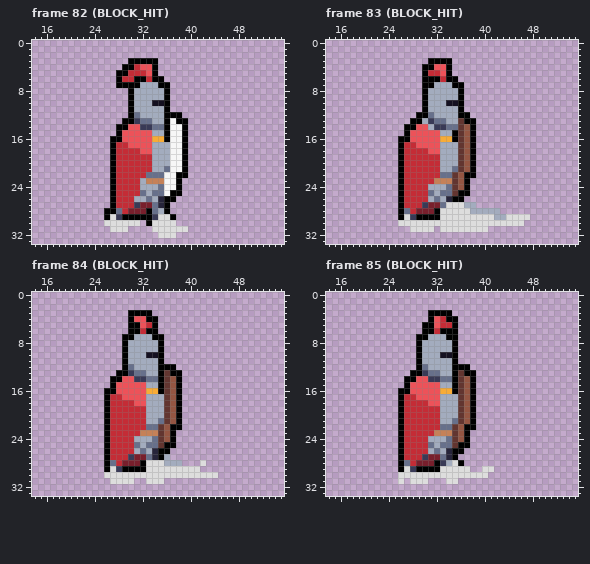
Two states of a pixel-art file, Orbsmash/ContentSource/Characters/Knight.aseprite. The first picture shows the starting point.
64x34 pixels, 98 frames. Shown: frame 82 (BLOCK_HIT): x 14..55, y 0..33; frame 83 (BLOCK_HIT): x 14..55, y 0..33; frame 84 (BLOCK_HIT): x 14..55, y 0..33; frame 85 (BLOCK_HIT): x 14..55, y 0..33. The commit also changed other frames, which this record leaves out.
After:
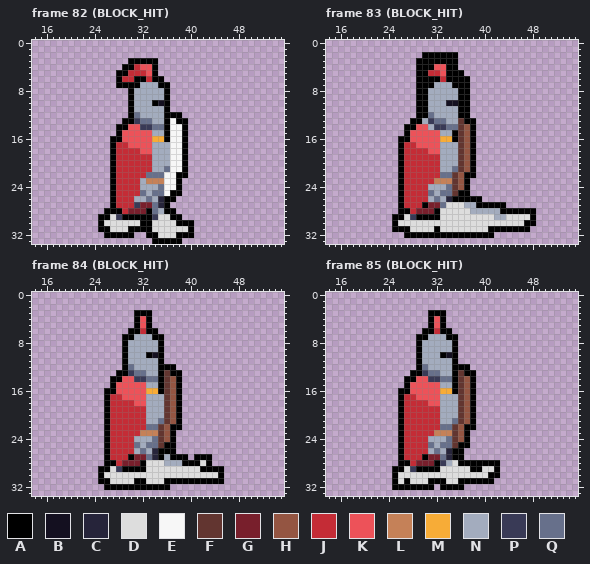
Palette (. is transparent): A #000000  B #141020  C #26243a  D #dddddd  E #f7f7f7  F #623530  G #781f2c  H #945542  J #c42c36  K #ed5259  L #c58158  M #f7ac37  N #a3acbe  P #393a56  Q #67708b
Log entry: knight heavy attack
Changes in this commit:
Frame 82 (BLOCK_HIT), layer "OUTLINE":
Colour A is added in row 28 at x 37; in row 29 at x 25 and 38; in row 30 at x 25, 32 and 38 to 40; in row 31 at x 25 to 26, 30 to 33 and 40; in row 32 at x 26 to 30, 33 to 34 and 38 to 40; in row 33 at x 34 to 38.
Colour A replaces colour B in row 10 at x 34.
Colour A replaces colour Q in row 28 at x 28.
Frame 83 (BLOCK_HIT), layer "OUTLINE":
Colour A is added in row 2 at x 30 to 35; in row 3 at x 29 to 30 and 35; in row 4 at x 29 and 35; in row 5 at x 29 and 35 to 36; in row 6 at x 29 and 36 to 37; in rows 7 to 11 at x 29 and 37.
Colour A is added in row 26 at x 37 to 39; in row 27 at x 39 to 43; in row 28 at x 43 to 48; in row 29 at x 25 and 48; in row 30 at x 25 and 47 to 48; in row 31 at x 25 to 27, 32 and 41 to 47.
Colour A is added in row 32 at x 27 to 41.
Colour A replaces colour P in row 27 at x 30.
Colour A replaces colour Q in row 28 at x 27.
Frame 84 (BLOCK_HIT), layer "OUTLINE":
Colour A is added in row 26 at x 37; in row 27 at x 37 to 39 and 41 to 43; in row 28 at x 39 to 41 and 43; in row 29 at x 25 and 42 to 45; in row 30 at x 25 and 45; in row 31 at x 25 to 26, 31 to 32 and 36 to 45.
Colour A is added in row 32 at x 26 to 36.
Colour A replaces colour B in row 10 at x 33.
Colour A replaces colour J in row 5 at x 33.
Colour A replaces colour K in row 4 at x 31.
Colour A replaces colour P in row 27 at x 30.
Colour A replaces colour Q in row 28 at x 27.
The edit erases colour A in row 3 at x 30; in rows 4 to 5 at x 30 and 34.
Frame 85 (BLOCK_HIT), layer "OUTLINE":
Colour A is added in row 27 at x 36; in row 28 at x 37 to 42; in row 29 at x 25, 38 to 39 and 42; in row 30 at x 25 and 41 to 42; in row 31 at x 25, 27, 31 to 33 and 36 to 41; in row 32 at x 25 to 31 and 33 to 36.
Colour A replaces colour B in row 10 at x 33.
Colour A replaces colour J in rows 4 to 5 at x 33.
Colour A replaces colour P in row 27 at x 30.
Colour A replaces colour Q in row 28 at x 27.
The edit erases colour A in row 3 at x 34; in row 4 at x 34 to 35; in row 5 at x 30 and 35; in row 6 at x 35.
The edit erases colour J in row 5 at x 34.
